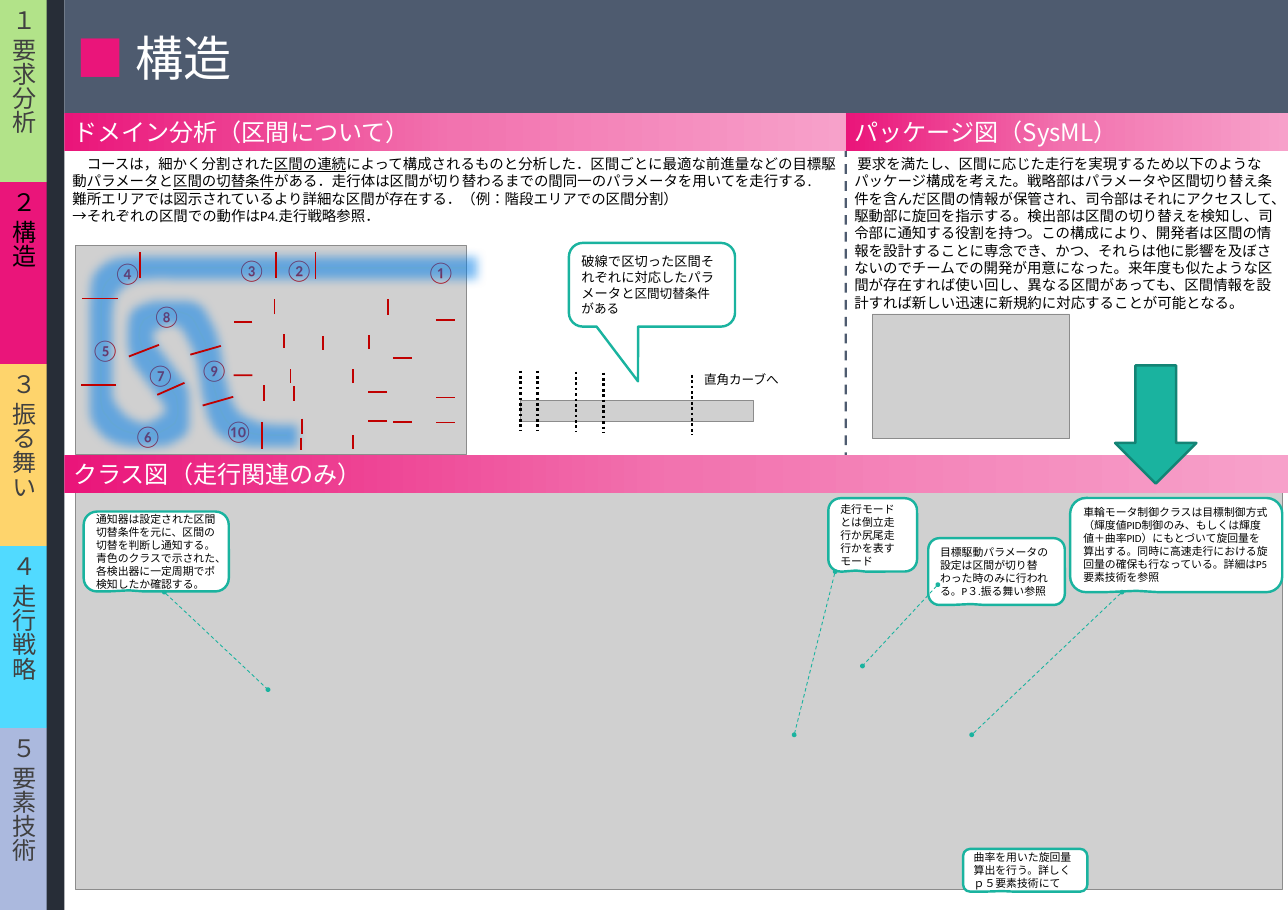
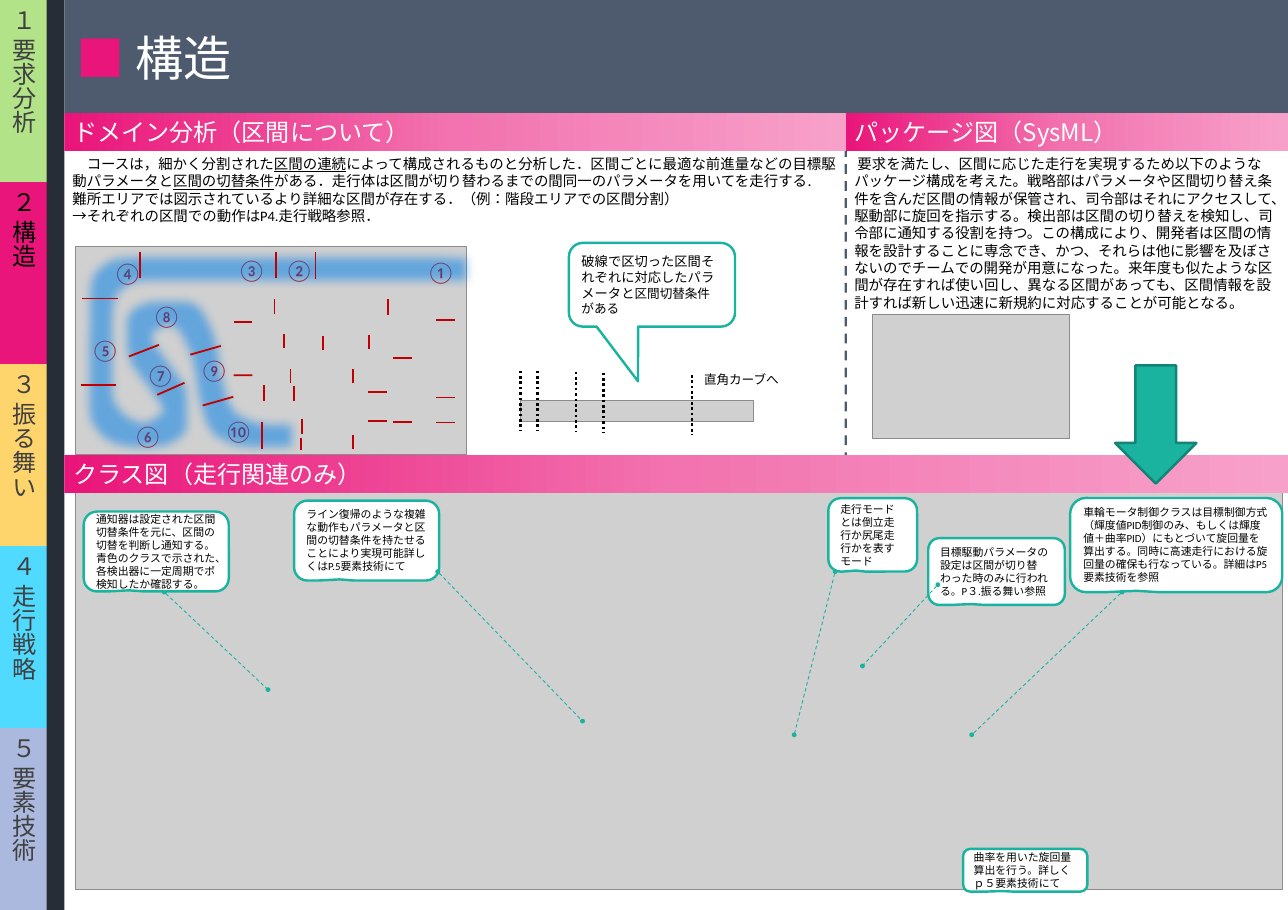
Before and after one commit to class-snct-rikitakelab/e-konbu2012, a slide deck: slide 3 of models/モデルシート HOMMA.pptx. Drawn at 1288x910 pixels with LibreOffice and Linux fonts; fonts in the diff are those of the drawing; grey boxes stand for pictures. Boxes give left, top, right and bottom in pixels: in the first picture for what was removed or moved away, otherwise in the second. Text is boxed around its words. In the diff, an @@ line names an element or a change of style, - is before the commit and + after.

```diff
--- a/models/モデルシート HOMMA.pptx
+++ b/models/モデルシート HOMMA.pptx
@@ freeform shape: place and size @@
-freeform shape at box(101, 268, 466, 435)
+freeform shape at box(101, 269, 454, 435)
@@ rounded speech box added at box(294, 501, 439, 581), fill #FFFFFF, outline #1AB39F 2 pt, 9 pt, text #000000 @@
+ライン復帰のような複雑な動作もパラメータと区間の切替条件を持たせることにより実現可能詳しくはP.5要素技術にて
@@ double arrow added from (438, 572) to (582, 721), #1AB39F 0.75 pt dashed @@
```
Also in this commit, not shown: 3 other slides changed, 2 other files.
